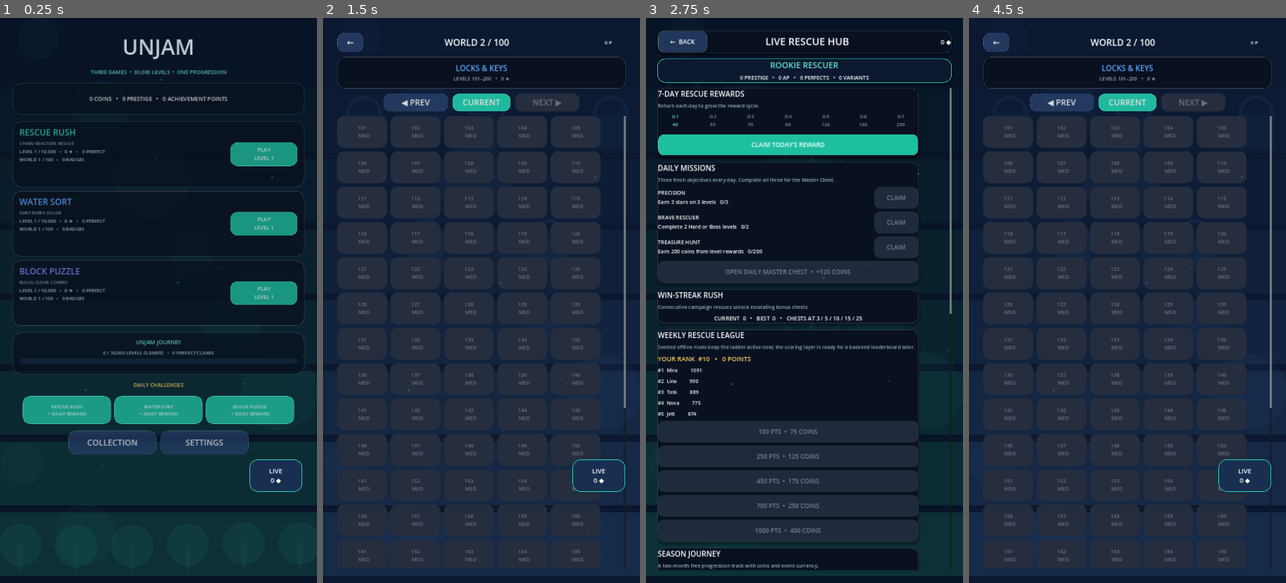
Above: before the commit, frames 1-4 (left to right).
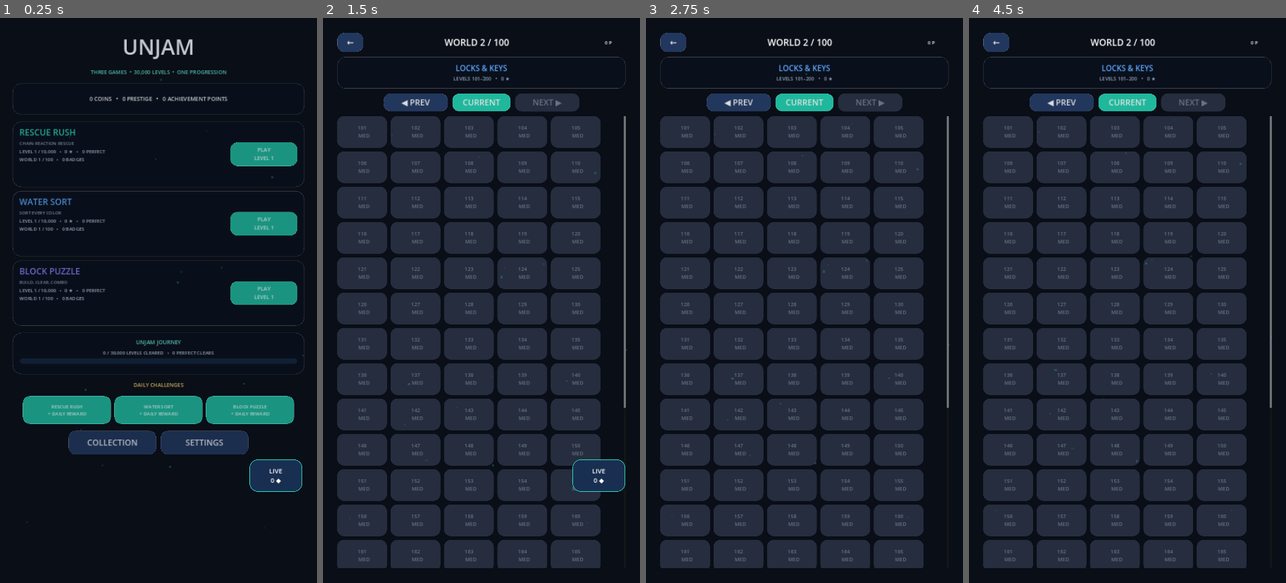
Above: after the commit, the same moments.

Repository: eghosa001/unjam
Game: Godot game, scene res://scenes/Main.tscn
The game is run twice, just before and just after one commit, with the same random seed, the same clock (stepped at 60 frames per second) and the same inputs.
Inputs:
- Up to frame 1 (0.25 s): no input
- Up to frame 2 (1.5 s): click "PLAY LEVEL 1" at 0.5 s; click "NEXT ▶" at 1.25 s
- Up to frame 3 (2.75 s): click "LIVE 0 ◆" at 2 s
- Up to frame 4 (4.5 s): click "←" at 2.75 s; click "◀ PREV" at 3.5 s; click "NEXT ▶" (after the commit: "◀ PREV") at 4.25 s

The runs differ from the first frame. In frame 1, 27% of the frame differs, in the area x 0-100%, y 19-99%; in frame 2, 36%; in frame 3, 52%, in the area x 0-100%, y 2-99%; in frame 4, 36%.
Error after the commit: Parse Error: Cannot infer the type of "star" variable because the value doesn't have a set type. (res://scripts/ui/premium_backdrop.gd:105)

Commit message:
Brighten global game backdrop with vibrant multi-colour palette

Diff:
--- a/scripts/ui/premium_backdrop.gd
+++ b/scripts/ui/premium_backdrop.gd
@@ -1,14 +1,21 @@
 extends Control
 class_name PremiumBackdrop
 
-var base_color := Color("0b1830")
+var base_color := Color("dff4ff")
 var accent_color := Color("2dd4b6")
 var motif := 0
 var t := 0.0
 
+const WASHES := [
+	Color("ff7a8a"), Color("42b5ff"), Color("ffd166"), Color("42d6a4"),
+	Color("9b7bff"), Color("ff9d57"), Color("39d7cf"), Color("f472b6")
+]
+
 func configure(base: Color, accent: Color, motif_index: int) -> void:
-	base_color = base
-	accent_color = accent
+	# Existing scenes pass very dark colours. Lift them into a bright, playful
+	# palette here so every game benefits without losing its own accent identity.
+	base_color = base.lerp(Color("eef8ff"), 0.78)
+	accent_color = accent.lerp(Color.WHITE, 0.08)
 	motif = motif_index
 	queue_redraw()
 
@@ -21,19 +28,29 @@
 	queue_redraw()
 
 func _draw() -> void:
-	draw_rect(Rect2(Vector2.ZERO, size), base_color, true)
-	var bands := 9
+	var top := base_color.lightened(0.08)
+	var bottom := base_color.lerp(accent_color.lightened(0.25), 0.30)
+	var bands := 12
 	for i in range(bands):
 		var f := float(i) / float(max(1, bands - 1))
 		var y := size.y * f
-		var c := base_color.lerp(accent_color.darkened(0.55), f * 0.42)
+		var c := top.lerp(bottom, f)
 		draw_rect(Rect2(Vector2(0, y), Vector2(size.x, size.y / bands + 2)), c, true)
 
-	for i in range(8):
-		var px := fmod(130.0 + i * 173.0 + sin(t * 0.18 + i) * 45.0, max(1.0, size.x))
-		var py := fmod(190.0 + i * 241.0 - t * (7.0 + i), max(1.0, size.y + 240.0)) - 120.0
-		var radius := 70.0 + float((i * 29) % 85)
-		draw_circle(Vector2(px, py), radius, Color(accent_color, 0.025 + 0.009 * float(i % 3)))
+	# Large translucent colour washes keep the screen lively without using a
+	# literal illustration as the background.
+	for i in range(6):
+		var wash: Color = WASHES[posmod(i + motif, WASHES.size())]
+		var px := fmod(120.0 + i * 215.0 + sin(t * 0.16 + i * 1.2) * 55.0, max(1.0, size.x + 180.0)) - 90.0
+		var py := 160.0 + float(i % 3) * (size.y * 0.30) + cos(t * 0.13 + i) * 36.0
+		var radius := 150.0 + float((i * 41) % 95)
+		draw_circle(Vector2(px, py), radius, Color(wash, 0.075))
+
+	for i in range(18):
+		var x := fmod(float(i * 113 + motif * 31), max(1.0, size.x))
+		var y := fmod(float(i * 181 + 70) + t * (4.0 + float(i % 3)), max(1.0, size.y))
+		var dot: Color = WASHES[posmod(i + motif, WASHES.size())]
+		draw_circle(Vector2(x, y), 3.0 + float(i % 3), Color(dot, 0.18))
 
 	match motif % 6:
 		0: _draw_garden()
@@ -43,44 +60,47 @@
 		4: _draw_links()
 		_: _draw_cosmic()
 
+func _motif_color(alpha: float) -> Color:
+	return Color(accent_color.darkened(0.18), alpha)
+
 func _draw_garden() -> void:
 	for i in range(6):
 		var x := 70.0 + i * 190.0
 		var y := size.y - 130.0 + sin(t * 0.5 + i) * 6.0
-		draw_circle(Vector2(x, y), 72.0, Color(accent_color, 0.07))
-		draw_line(Vector2(x, y), Vector2(x, y + 90), Color(accent_color.darkened(0.35), 0.08), 12.0, true)
+		draw_circle(Vector2(x, y), 72.0, _motif_color(0.09))
+		draw_line(Vector2(x, y), Vector2(x, y + 90), _motif_color(0.08), 12.0, true)
 
 func _draw_locks() -> void:
 	for i in range(5):
 		var center := Vector2(140 + i * 210, 360 + (i % 2) * 420)
-		var r := 55.0
-		draw_arc(center + Vector2(0,-35), r, PI, TAU, 26, Color(accent_color, 0.06), 12.0, true)
-		draw_rect(Rect2(center + Vector2(-62,-35), Vector2(124,120)), Color(accent_color,0.04), true)
+		draw_arc(center + Vector2(0,-35), 55.0, PI, TAU, 26, _motif_color(0.10), 12.0, true)
+		draw_rect(Rect2(center + Vector2(-62,-35), Vector2(124,120)), _motif_color(0.055), true)
 
 func _draw_circuit() -> void:
 	for i in range(9):
 		var y := 180.0 + i * 170.0
-		draw_line(Vector2(0,y), Vector2(size.x,y + sin(t*0.25+i)*45.0), Color(accent_color,0.035), 3.0, true)
+		draw_line(Vector2(0,y), Vector2(size.x,y + sin(t*0.25+i)*45.0), _motif_color(0.08), 3.0, true)
 		for x in range(120, 1080, 240):
-			draw_circle(Vector2(x,y), 8.0, Color(accent_color,0.08))
+			draw_circle(Vector2(x,y), 8.0, _motif_color(0.14))
 
 func _draw_lab() -> void:
 	for i in range(7):
 		var x := 100.0 + i*160.0
 		var y := 310.0 + (i%3)*430.0
-		draw_circle(Vector2(x,y), 46.0, Color(accent_color,0.04))
-		draw_arc(Vector2(x,y), 70.0 + 8.0*sin(t+i), 0, TAU, 32, Color(accent_color,0.045), 2.0, true)
+		draw_circle(Vector2(x,y), 46.0, _motif_color(0.07))
+		draw_arc(Vector2(x,y), 70.0 + 8.0*sin(t+i), 0, TAU, 32, _motif_color(0.09), 2.0, true)
 
 func _draw_links() -> void:
 	for i in range(6):
 		var y := 260.0 + i*250.0
 		var x := 130.0 + float(i%2)*390.0
-		draw_arc(Vector2(x,y), 58.0, 0, TAU, 28, Color(accent_color,0.055), 8.0, true)
-		draw_arc(Vector2(x+90,y), 58.0, 0, TAU, 28, Color(accent_color,0.055), 8.0, true)
+		draw_arc(Vector2(x,y), 58.0, 0, TAU, 28, _motif_color(0.10), 8.0, true)
+		draw_arc(Vector2(x+90,y), 58.0, 0, TAU, 28, _motif_color(0.10), 8.0, true)
 
 func _draw_cosmic() -> void:
 	for i in range(28):
 		var x := fmod(float(i*97 + 37), max(1.0,size.x))
 		var y := fmod(float(i*173 + 89) + t*(3.0 + float(i%4)), max(1.0,size.y))
 		var r := 1.8 + float(i%3)
-		draw_circle(Vector2(x,y), r, Color(1,1,1,0.10 + 0.04*float(i%2)))
+		var star := WASHES[posmod(i + motif, WASHES.size())]
+		draw_circle(Vector2(x,y), r, Color(star, 0.22))
